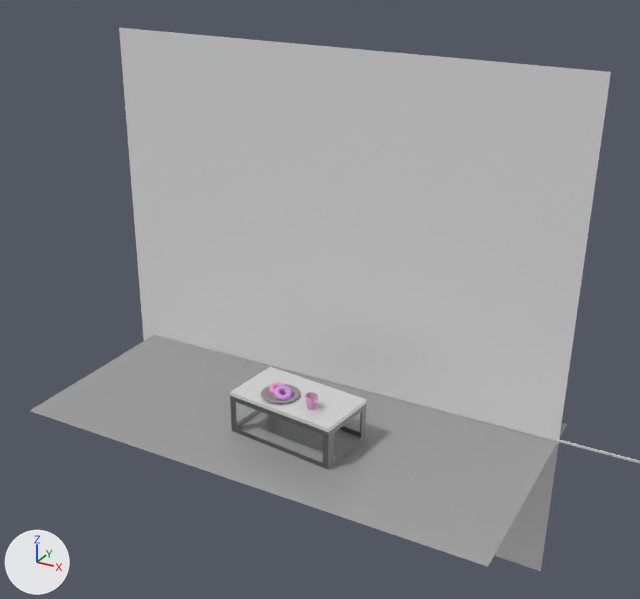
Renders of the Blender file untitled.blend from each side of a commit.
One viewpoint serves both versions: a 50 mm camera at (65.7, -111.3, 73.8) aimed at (-0.2, 8.5, 13.9). Arrows for +X, +Y and +Z are at lower left; the lights stay in place.
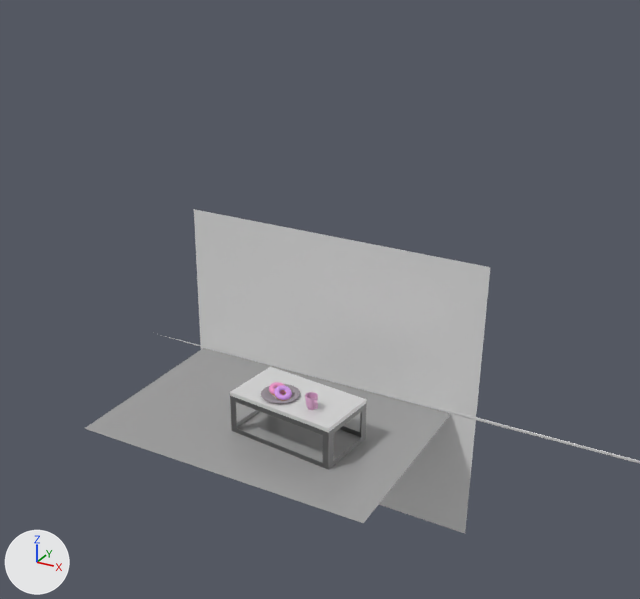
What the commit changed:
Object 'Plane.001' (ob_plane_001) moves from (-4.1, 18.6, 9.7) to (-4.1, 18.6, -5.1).
Object 'Plane.001' (ob_plane_001) is rescaled from (-44.0, -44.0, -44.0) to (-29.3, -26.6, -34.0).
Object 'Plane' (ob_plane) moves from (-2.9, 4.2, -7.5) to (-6.0, 4.2, -7.5).
Object 'Plane' (ob_plane) is rescaled from (42.4, 20.8, 22.9) to (26.7, 20.6, 21.1).

Boxes [x1, y1, x2, y2] around the edits, measured in the pictures (640 x 599 px):
'Plane.001', moved, rescaled (40% narrower, 40% shorter): before [119, 28, 611, 571]; after [194, 209, 490, 533]
'Plane', moved, rescaled (32% narrower, 24% shorter): before [30, 335, 567, 567]; after [84, 348, 451, 523]
